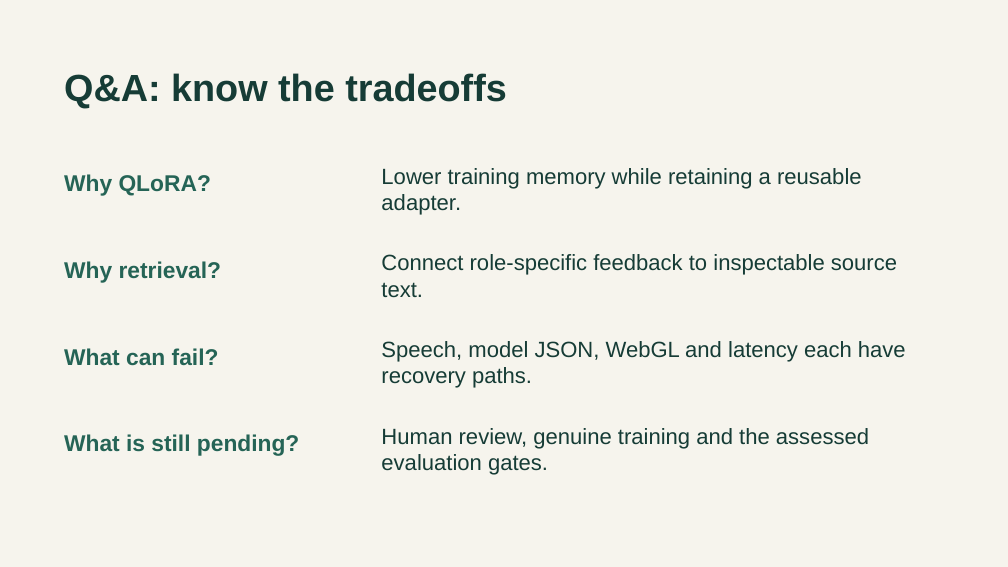
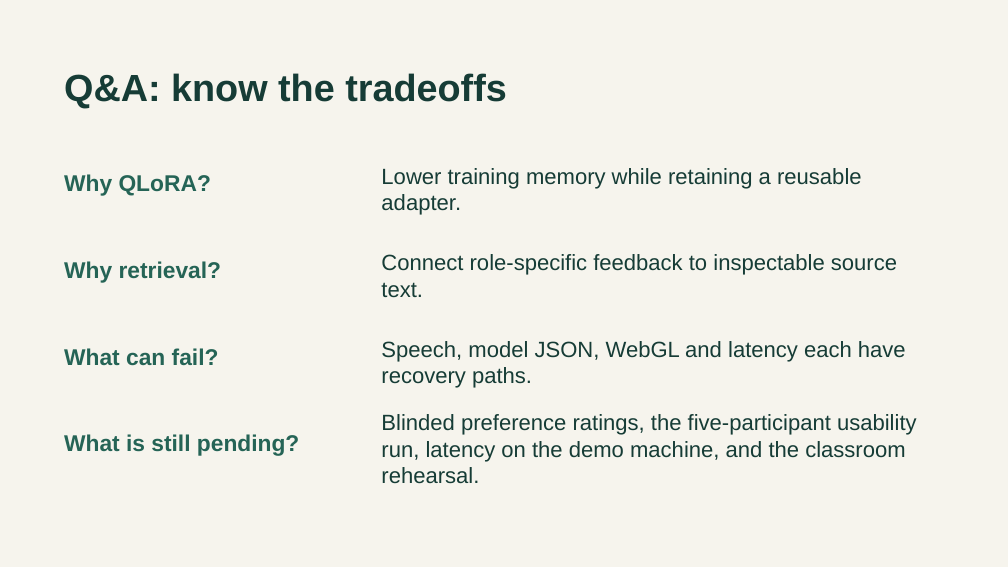
Before and after one commit to DanYYY0912/COMP4431_GroupProject_InterviewCoach, a slide deck: slide 8 of presentation/VoxPrep-HK.pptx. Drawn at 1008x567 pixels with LibreOffice and Linux fonts; fonts in the diff are those of the drawing. Boxes give left, top, right and bottom in pixels: in the first picture for what was removed or moved away, otherwise in the second. Text is boxed around its words. In the diff, an @@ line names an element or a change of style, - is before the commit and + after.

Commit message:
docs: drop manual language, retrieval and speech studies from evaluation scope

```diff
--- a/presentation/VoxPrep-HK.pptx
+++ b/presentation/VoxPrep-HK.pptx
@@ text at (381,414,917,484): text changed @@
-Human review, genuine training and the assessed evaluation gates.
+Blinded preference ratings, the five-participant usability run, latency on the demo machine, and the classroom rehearsal.
```
Also in this commit, not shown: 1 other slide changed, 11 other files.
